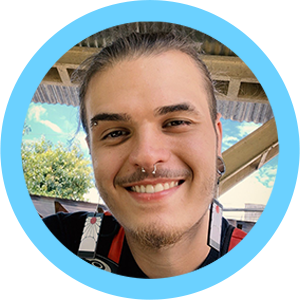
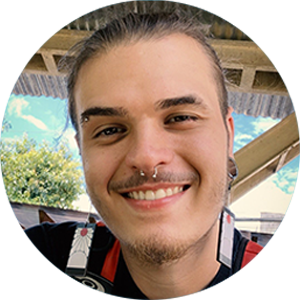
Two versions of the same layered image (w=300, h=301). Layer-by-layer changes:
painted on "Layer 1" over [0, 0, 300, 300]
